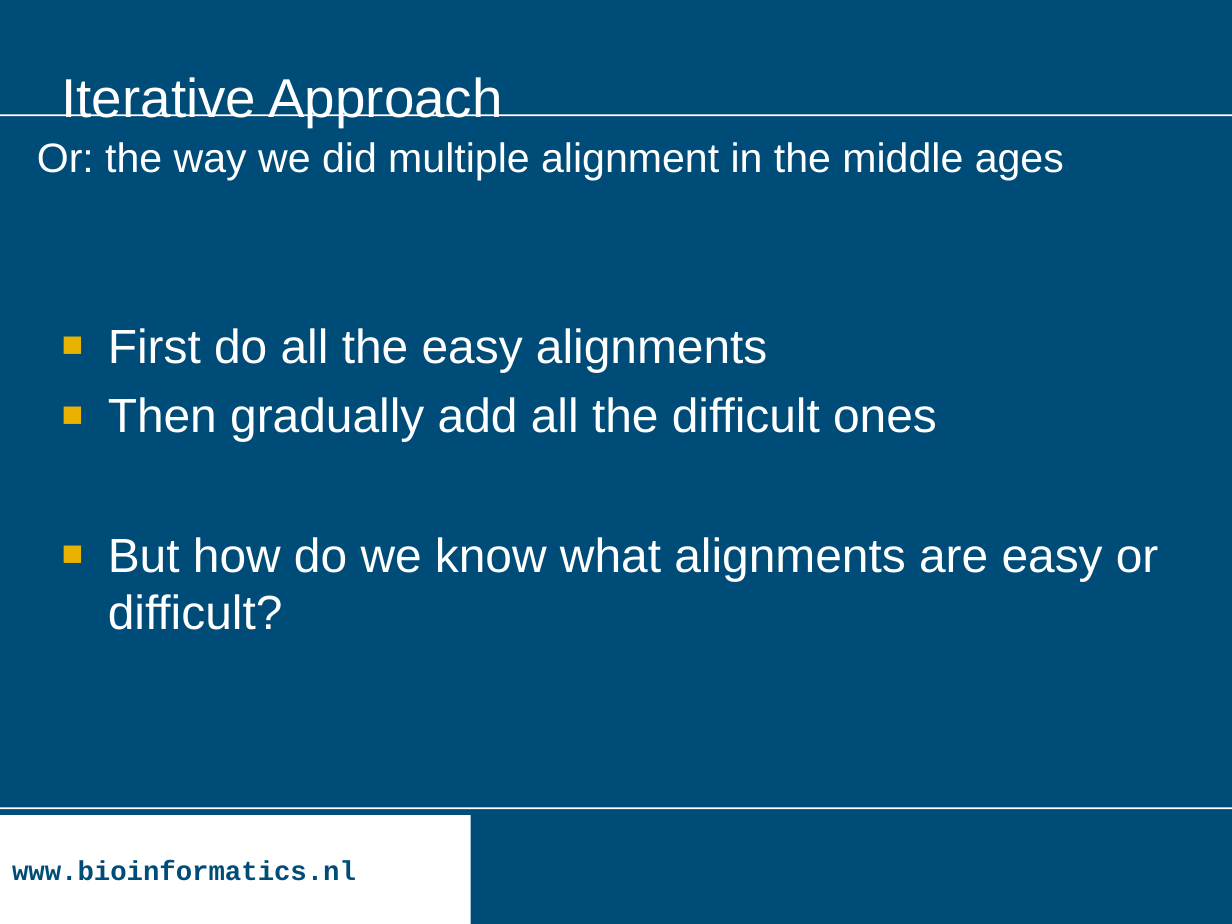
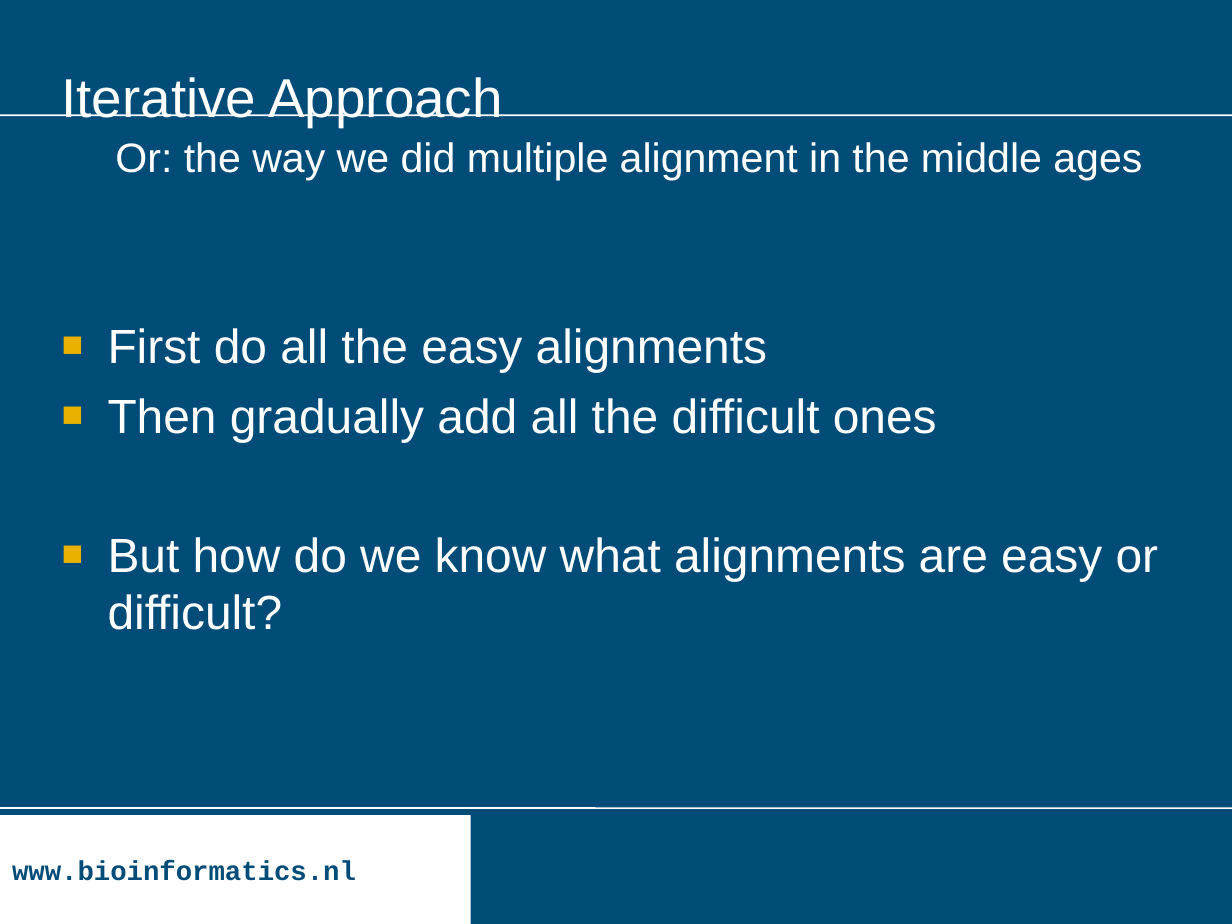
Before and after one commit to BioinformaticsTraining/Introduction-to-Bioinformatics, a slide deck: slide 7 of Presentations/General_Introduction_Course/Jack_Leunissen/Historic/Multiple_Alignment/2013.03.01_multalign.ppt. Drawn at 1232x924 pixels with LibreOffice and Linux fonts; fonts in the diff are those of the drawing; background and template pictures are left out. Boxes give left, top, right and bottom in pixels: in the first picture for what was removed or moved away, otherwise in the second. Text is boxed around its words. In the diff, an @@ line names an element or a change of style, - is before the commit and + after.

```diff
--- a/Presentations/General_Introduction_Course/Jack_Leunissen/Historic/Multiple_Alignment/2013.03.01_multalign.ppt
+++ b/Presentations/General_Introduction_Course/Jack_Leunissen/Historic/Multiple_Alignment/2013.03.01_multalign.ppt
@@ text "Or: the way we did ...": place and size @@
-text "Or: the way we did ..." at <box>37,142,1064,181</box>
+text "Or: the way we did ..." at <box>115,142,1142,181</box>
@@ text "First do all the easy ..." at <box>108,328,1159,630</box>: indent changed @@
```
Also in this commit, not shown: 27 other slides changed, 1 other file.
